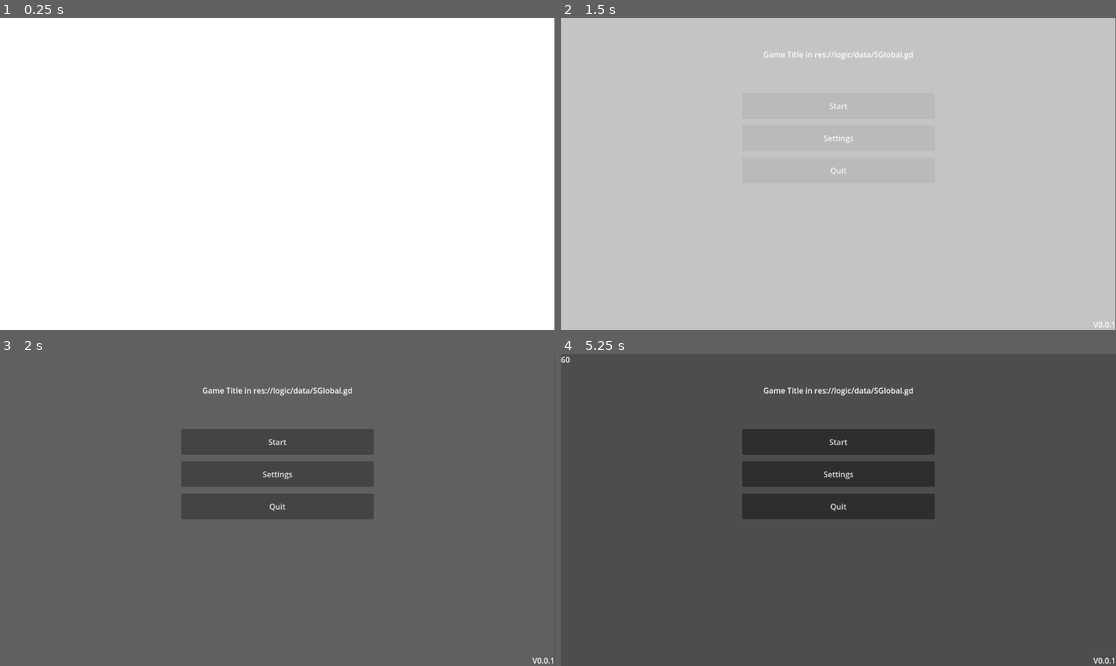
Above: before the commit, frames 1-4 (two rows, left to right).
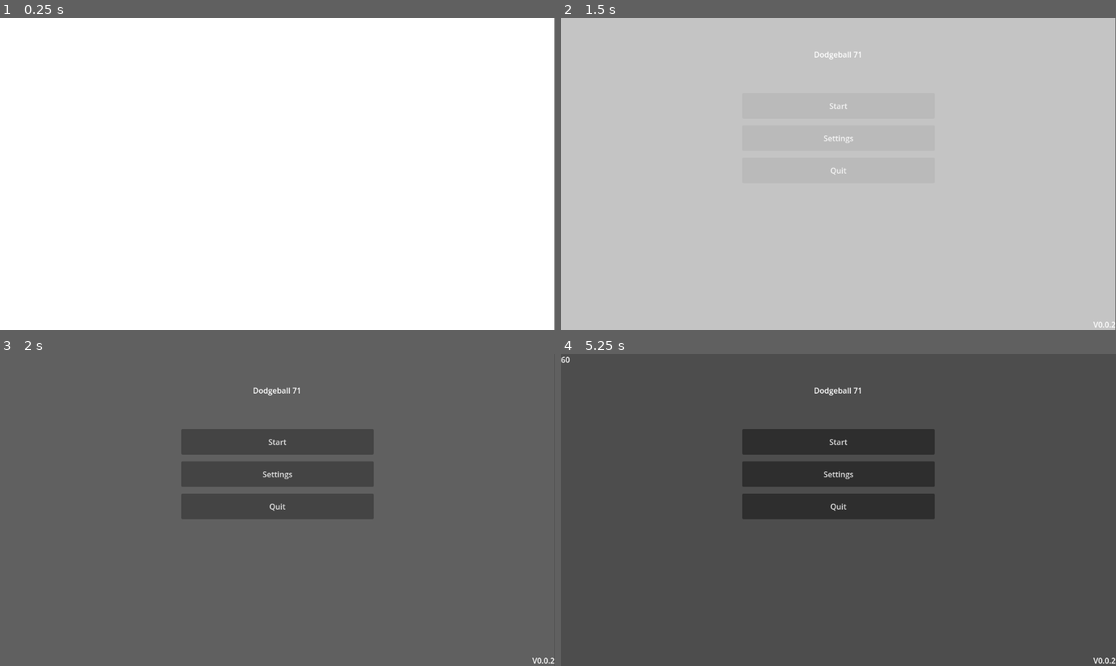
Above: after the commit, the same moments.

Repository: Duarterte/dougeball71_light
Game: Godot game, scene res://miscellaneous/first_boot/intro.tscn
Same seed, same stepped clock (60 frames per second), same inputs: the game is played once before the commit and once after it. Video files are missing from this copy of the repository; at most half a second of black plays in their place.
Inputs (mouse positions are in pixels of both pictures, inside the frame that each line leads up to):
- Up to frame 1 (0.25 s): no input
- Up to frame 2 (1.5 s): click "Start" at 0.5 s; click "Start" at 1.25 s
- Up to frame 3 (2 s): no input
- Up to frame 4 (5.25 s): tap Enter (ui_accept) at 2, 2.27, 2.75 s; move the mouse to (960, 494) at 2.02 s; press the mouse at (960, 494) at 2.03 s; hold Right (ui_right) 2.03-2.75 s; release the mouse at (960, 494) at 2.75 s; drag from (727, 525) to (810, 572) at 2.77 s; click "Settings" at 3.5 s; click (794, 450) at 4.25 s; click "Go Back" at 5 s

Frame 1 is identical in both runs. In frame 2, 0.2% of the frame differs, in the area x 36-100%, y 10-100%; in frame 3, 0.3%; in frame 4, 0.3%.

Commit message:
Name Fix

Diff:
--- a/logic/data/SGlobal.gd
+++ b/logic/data/SGlobal.gd
@@ -1,7 +1,7 @@
 extends Control
 
-var gameName: String = "Game Title in res://logic/data/SGlobal.gd"
-var version: String  = "V0.0.1"
+var gameName: String = "Dodgeball 71"
+var version: String  = "V0.0.2"
 var firstBoot: bool  = true
 var config: Array[bool]
 var configValues: Dictionary
